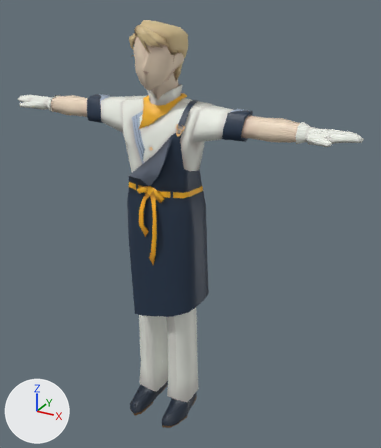
The FBX model Assets/GameMain/Models/Character/Noah/M_Noah_Work.fbx as it was, and as the next commit left it.
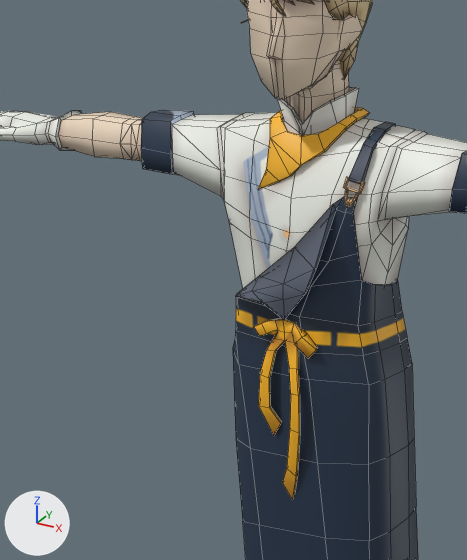
Each version is shown whole from a camera (50 mm lens) standing at (0.0142, -0.0227, 0.024) and looking at (0.0012, 0.0009, 0.0122), then close up on the part from 7% to 60% of the width and 10% to 65% of the height. The lights are fixed; the arrows at lower left show +X, +Y and +Z. The close-ups show mesh edges as thin lines. Where no turn or scale is listed for an object, it has been applied to the vertices.

Names of what the first close-up shows: 'M_Apron', 'M_Body', 'M_Hair', 'M_Tie'.
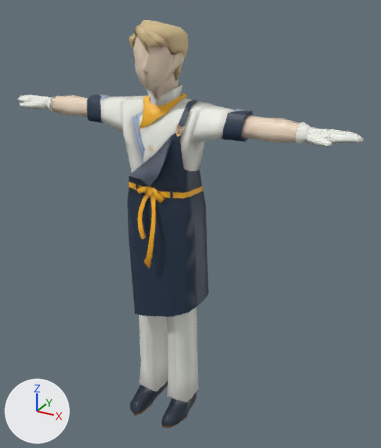
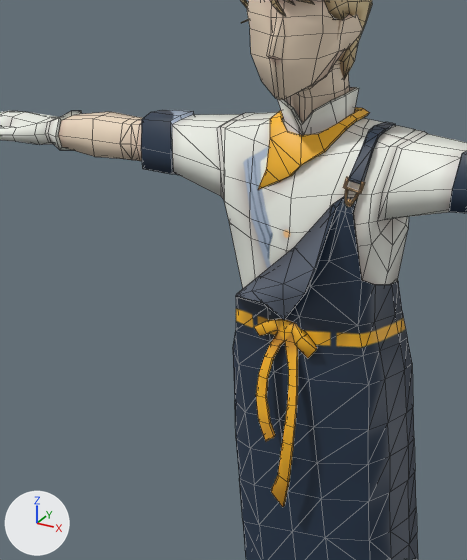
What differs and where, as boxes [x1, y1, x2, y2] in the close-ups (467 x 560 px):
'M_Belt', added (orange)
    after: [254, 319, 317, 507]
part 1 of me_mesh, deleted (orange)
    before: [254, 319, 317, 500]
part 2 of me_mesh, built on
    before: [363, 122, 392, 150]
    after: [233, 122, 418, 560]

Diff of the bpy script that builds the scene:
```diff
--- a/Assets/GameMain/Models/Character/Noah/M_Noah_Work.fbx.py
+++ b/Assets/GameMain/Models/Character/Noah/M_Noah_Work.fbx.py
@@ me_mesh @@
 # used by ob_m_apron; location = (0.0, 0.0, 0.0)
-me_mesh.from_pydata(...)  # 336 vertices, 353 faces; spans x -0.00221..0.00231, y -0.00164..0.00168, z 0.00686..0.01901
+me_mesh.from_pydata(...)  # 396 vertices, 792 faces; spans x -0.00221..0.00231, y -0.00163..0.00168, z 0.00686..0.01904
+# me_mesh part 1: the loose piece of 70 vertices spanning x -0.00075..0.00088, y -0.00164..-0.00123, z 0.01036..0.01486 is deleted
+# me_mesh part 2: 4 vertices removed from x 0.00142..0.00171, y 0.00028..0.00032, z 0.01891..0.01901; 134 vertices added at x -0.00219..0.00228, y -0.00145..0.00165, z 0.00716..0.01904
 me_mesh.materials.append(mat_ma_noah_work1)
@@ me_mesh_1 @@
+me_mesh_1.from_pydata(...)  # 86 vertices, 84 faces; spans x -0.00075..0.00088, y -0.0019..-0.00123, z 0.01036..0.01486
+me_mesh_1.materials.append(mat_ma_noah_work1)  # picture img_noah_work_png
@@ ob_m_belt @@
+ob_m_belt = bpy.data.objects.new('M_Belt', me_mesh_1)
+ob_m_belt.location = (0.0, 0.0, 0.0)
```
